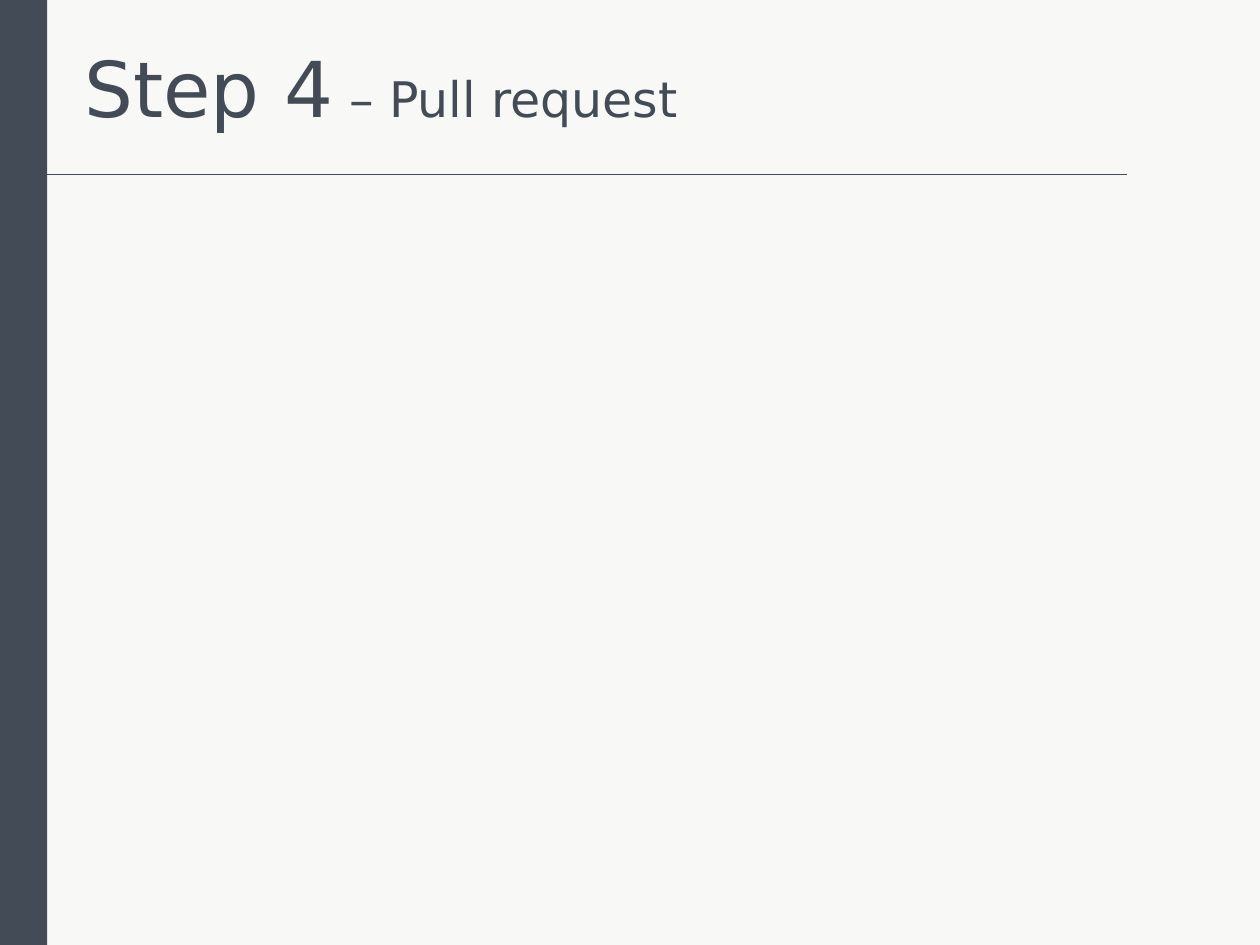
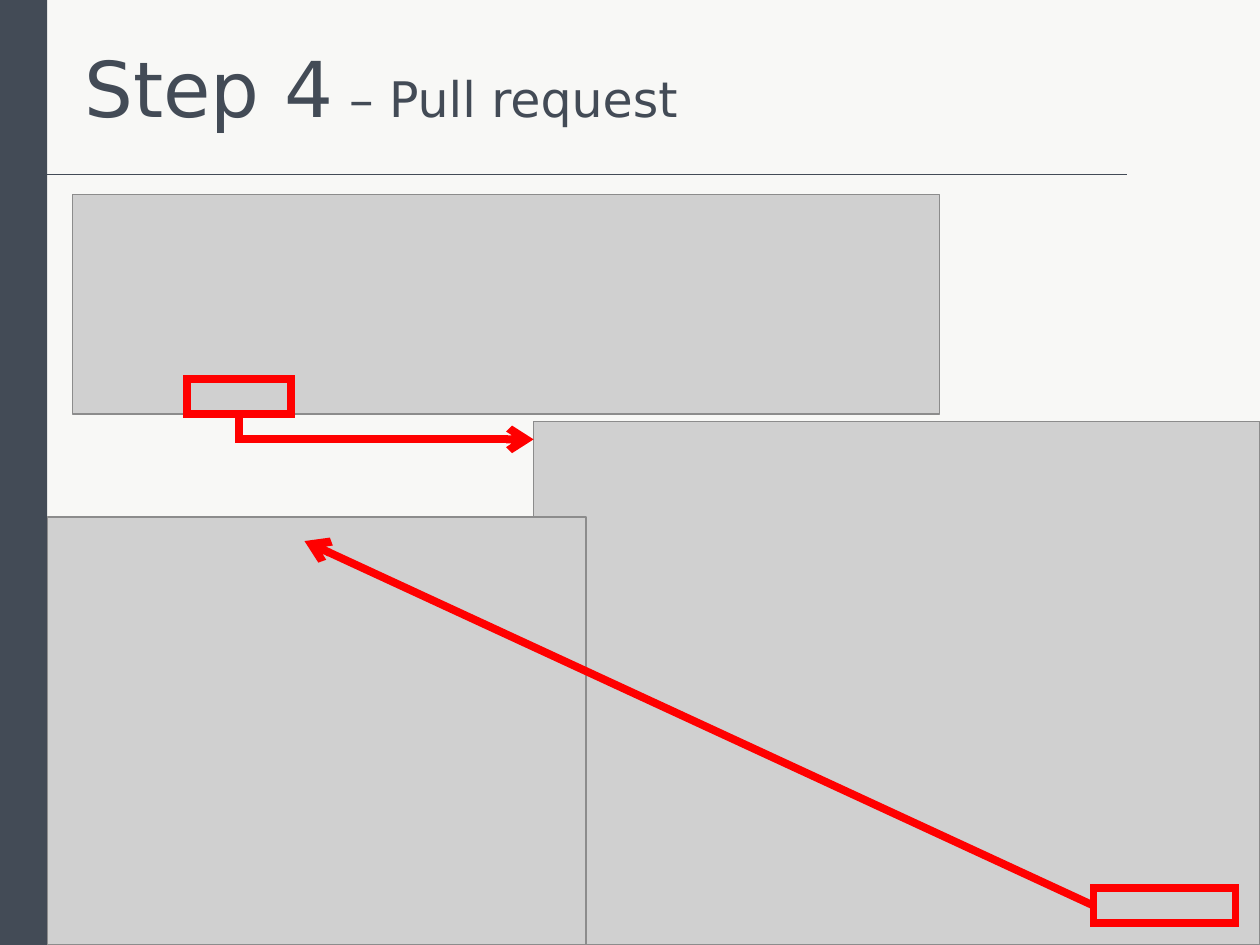
Before and after one commit to Unoong/DoorLockCode, a slide deck: slide 13 of 발표자료.pptx. Drawn at 1260x945 pixels with LibreOffice and Linux fonts; fonts in the diff are those of the drawing; grey boxes stand for pictures. Boxes give left, top, right and bottom in pixels: in the first picture for what was removed or moved away, otherwise in the second. Text is boxed around its words. In the diff, an @@ line names an element or a change of style, - is before the commit and + after.

```diff
--- a/발표자료.pptx
+++ b/발표자료.pptx
@@ picture added at [72,194,939,413] @@
@@ rectangle added at [188,379,291,415], outline #FF0000 4.5 pt @@
@@ elbow arrow added from (239, 415) to (534, 440), #FF0000 4.5 pt @@
@@ picture added at [534,422,1260,945] @@
@@ picture added at [48,517,587,945] @@
@@ arrow added from (1094, 906) to (305, 541), #FF0000 4.5 pt @@
@@ rectangle added at [1094,888,1236,924], outline #FF0000 4.5 pt @@
```
Also in this commit, not shown: 1 other file.
